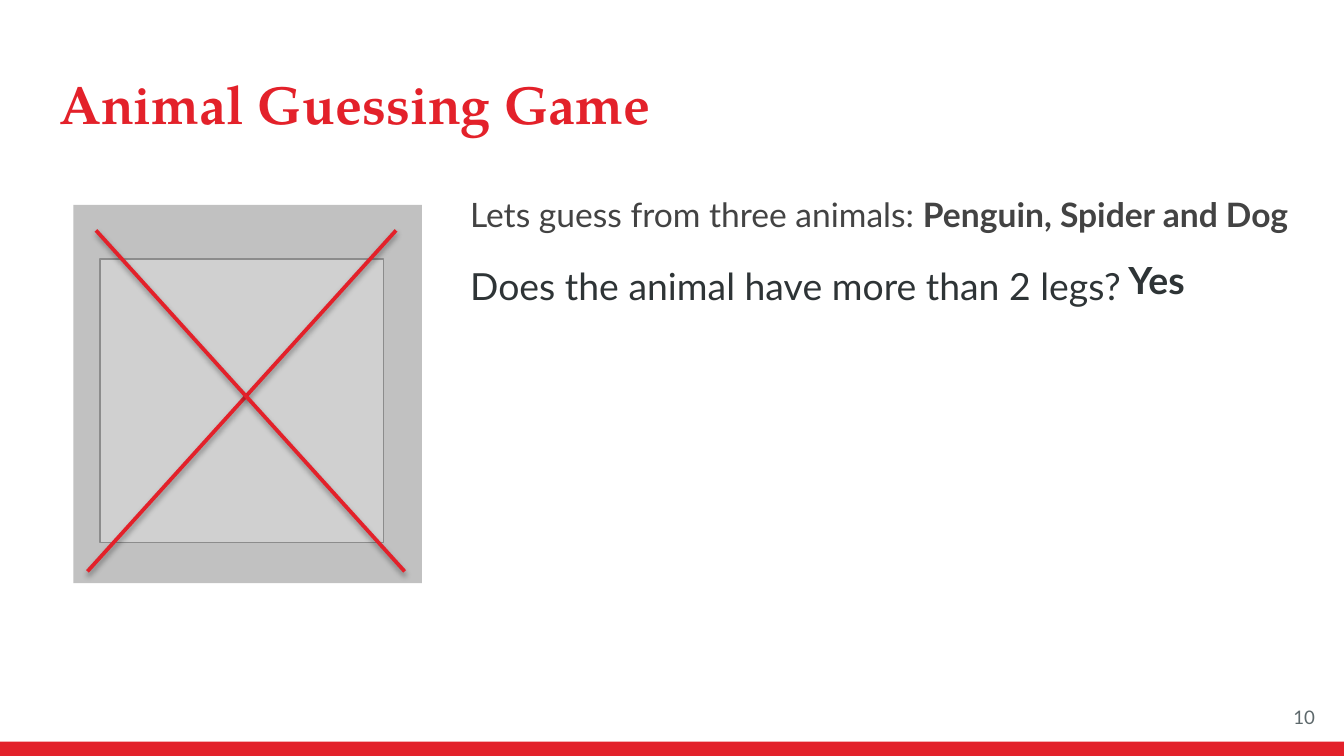
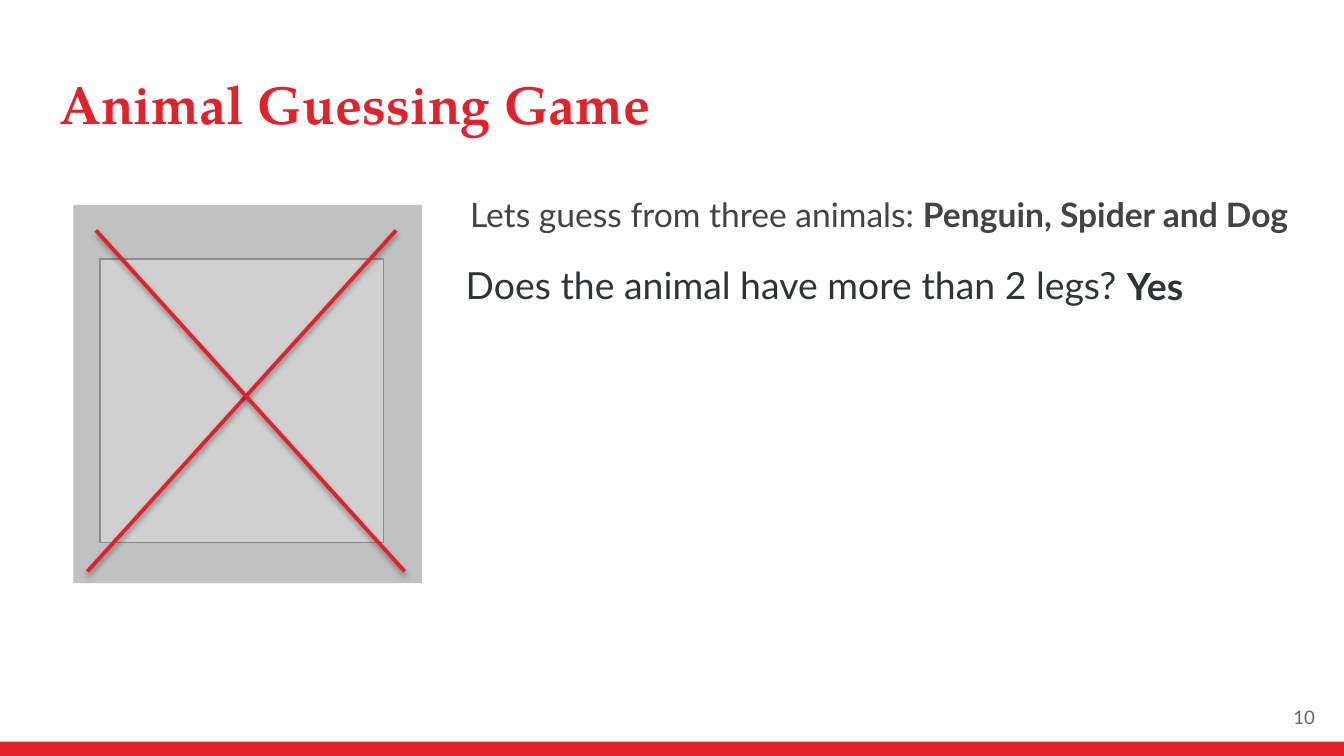
Before and after one commit to alielkassas/DT_lecture, a slide deck: slide 10 of Decision Trees.pptx. Drawn at 1344x756 pixels with LibreOffice and Linux fonts; fonts in the diff are those of the drawing; grey boxes stand for pictures. Boxes give left, top, right and bottom in pixels: in the first picture for what was removed or moved away, otherwise in the second. Text is boxed around its words. In the diff, an @@ line names an element or a change of style, - is before the commit and + after.

Commit message:
make the game slide interactive

```diff
--- a/Decision Trees.pptx
+++ b/Decision Trees.pptx
@@ text "Yes": place and size @@
-text "Yes" at box(1128, 267, 1184, 295)
+text "Yes" at box(1127, 273, 1183, 301)
@@ text added at box(466, 271, 1116, 306), 20 pt, text #2E3436 @@
+Does the animal have more than 2 legs?
@@ text at box(470, 272, 1120, 307): paragraph removed @@
-Does the animal have more than 2 legs?
```
